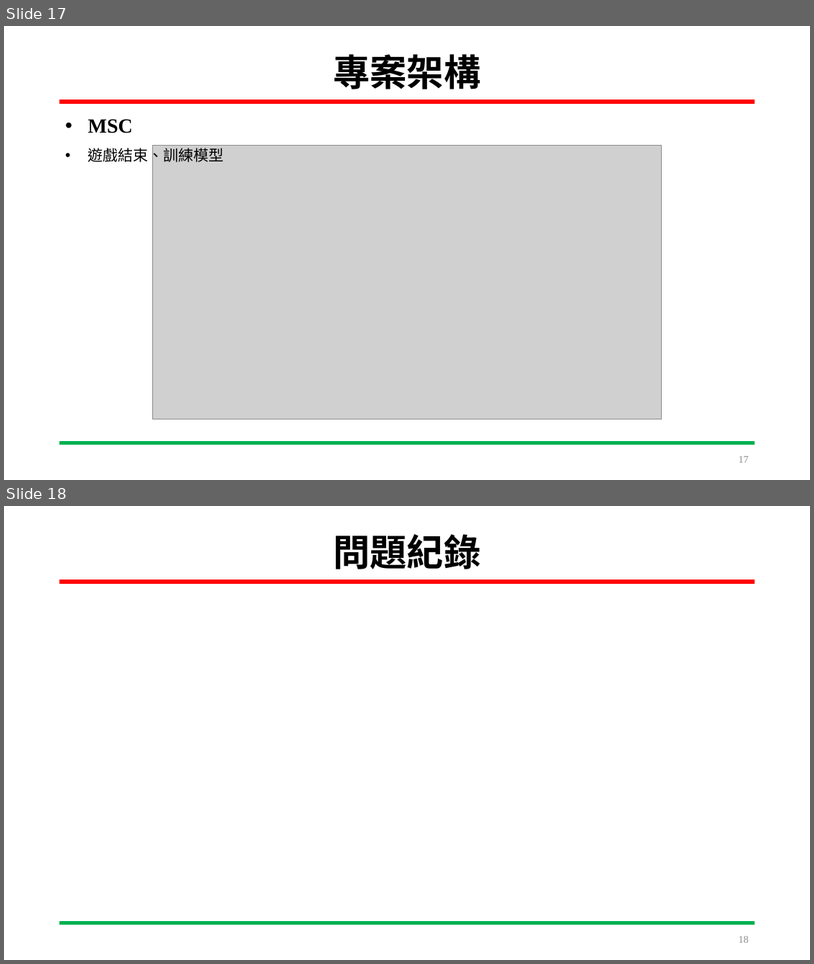
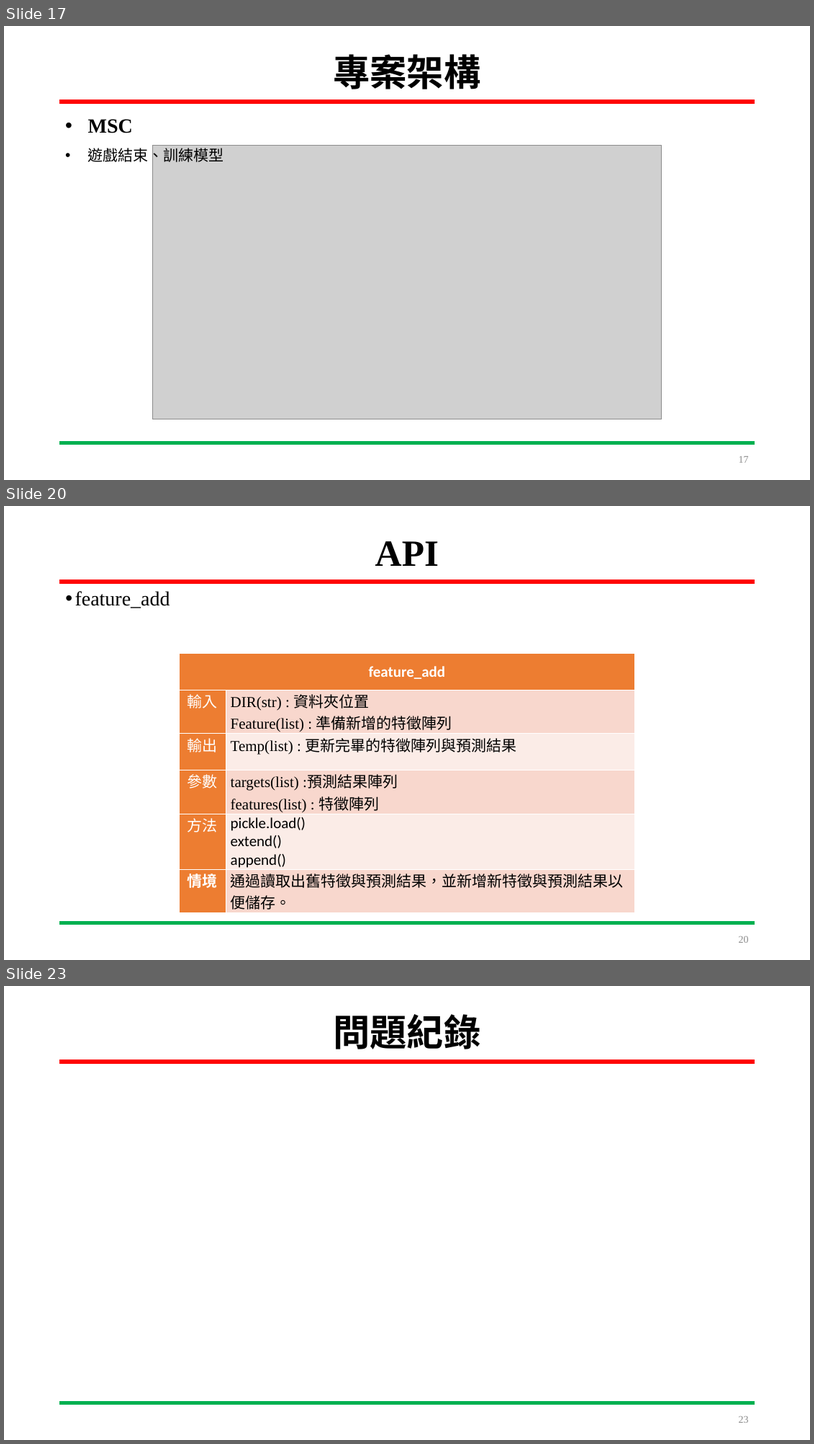
Before and after one commit to HOURFA/ML, a slide deck: final_project/DevelopmentLog/ML_finalproject.pptx. Shown one above the other, each under a label of ours: slides 17 and 18 before the commit, slides 17, 20 and 23 after it; the slides between them are not shown. The pictures are 814x964 and 814x1444 pixels, drawn with LibreOffice and Linux fonts; fonts in the diff are those of the drawing; grey boxes stand for pictures. Boxes give left, top, right and bottom in pixels: in the first picture for what was removed or moved away, otherwise in the second. Text is boxed around its words. In the diff, an @@ line names an element or a change of style, - is before the commit and + after.

Commit message:
2024/05/15 (1)上傳ppt-新增API (2)上傳決策樹版本主程式

```diff
--- a/final_project/DevelopmentLog/ML_finalproject.pptx
+++ b/final_project/DevelopmentLog/ML_finalproject.pptx
@@ slide 20 added at box(4, 506, 810, 960), background #FFFFFF; not listed: 2 template elements that a slide beside it also shows @@
@@ title added at box(376, 541, 439, 566), 44 pt, text #000000, bold @@
+API
@@ text added at box(75, 591, 170, 608), 24 pt, text #000000 @@
+• feature_add
@@ table added at box(180, 654, 635, 912), 6 rows, 2 columns @@
+feature_add | 
+輸入 | DIR(str) : 資料夾位置 / Feature(list) : 準備新增的特徵陣列
+輸出 | Temp(list) : 更新完畢的特徵陣列與預測結果
+參數 | targets(list) :預測結果陣列 / features(list) : 特徵陣列
+方法 | pickle.load() / extend() / append()
+情境 | 通過讀取出舊特徵與預測結果，並新增新特徵與預測結果以便儲存。
@@ page number added at box(739, 936, 749, 942), 12 pt, text #8C8C8C @@
+20
@@ what was slide 18 is now slide 23 @@
@@ page number at box(739, 1416, 749, 1422): text changed @@
-18
+23
```
Also in this commit, not shown: 2 slides changed, 4 other slides added, 2 other files.
